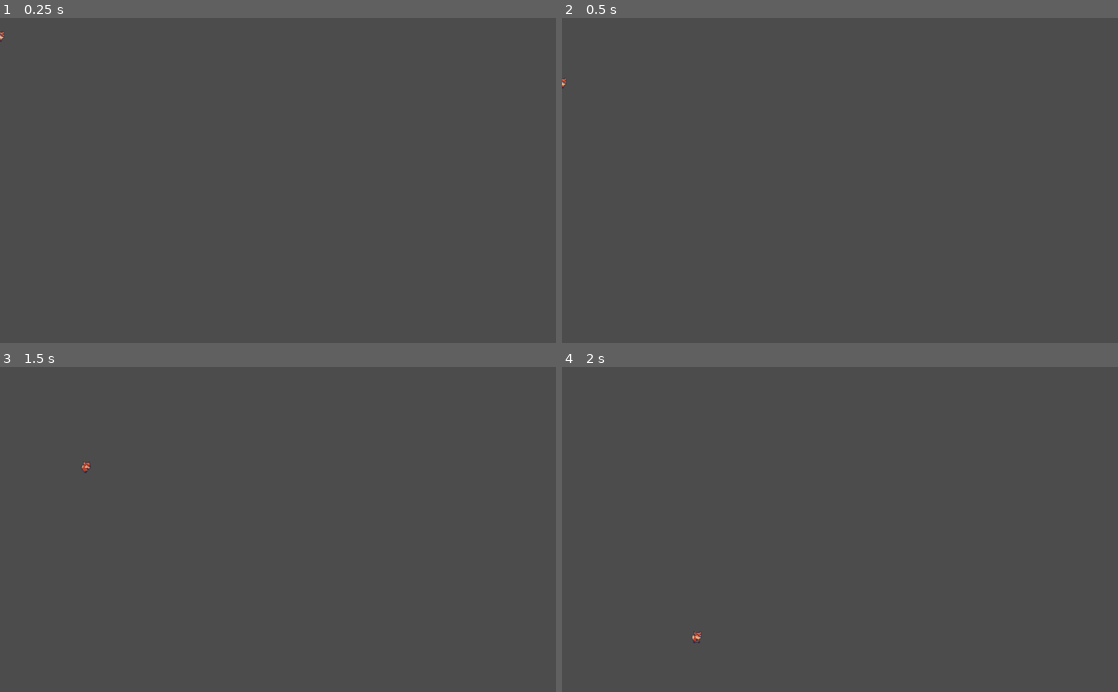
Above: before the commit, frames 1-4 (two rows, left to right).
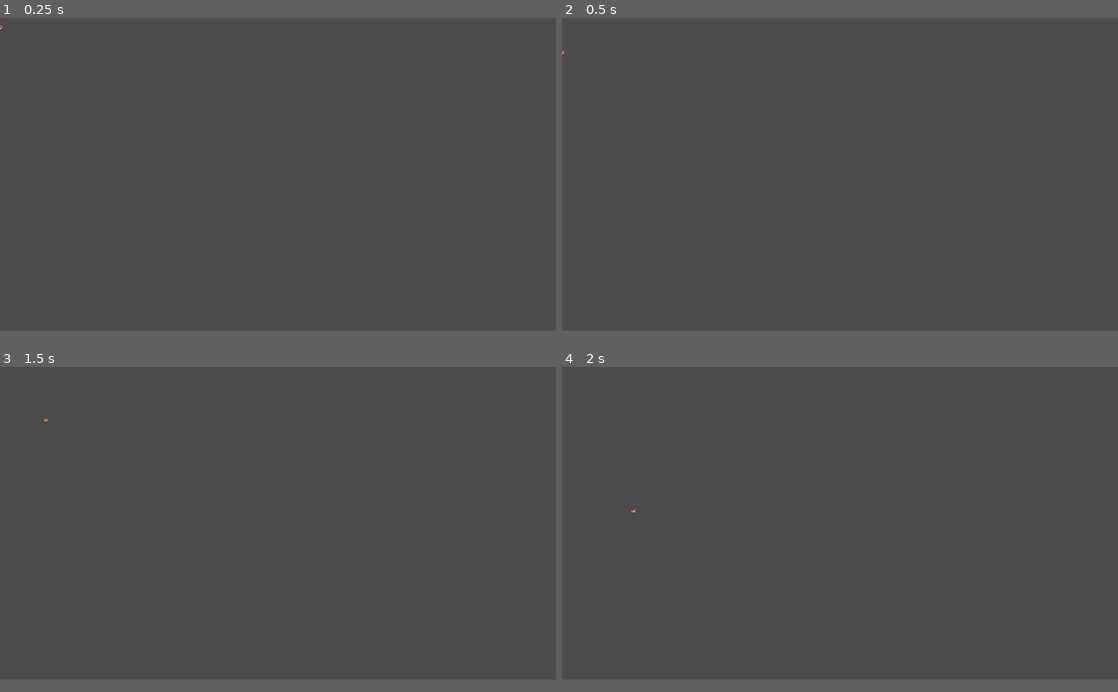
Above: after the commit, the same moments.

Repository: alaniv/GGJ2023TimelessMansion
Game: Godot game, scene res://Prototype/Character/MainCharacter.tscn
The game is run twice, just before and just after one commit, with the same random seed, the same clock (stepped at 60 frames per second) and the same inputs. The project has no main scene, so this scene is started directly.
Inputs:
- Up to frame 1 (0.25 s): no input
- Up to frame 2 (0.5 s): no input
- Up to frame 3 (1.5 s): tap Enter (ui_accept) at 0.5, 0.77, 1.25 s; hold Right (ui_right) from 0.53 s (still down); tap Space (ui_select) at 0.6, 1.35 s
- Up to frame 4 (2 s): keep holding Right (ui_right); tap Enter (ui_accept) at 1.52 s
In our replay, the window is 800x468 before the commit and 800x450 after it. These sizes can differ from the game's own. Grey fills any space a smaller window leaves; there, only what the larger window draws over its background counts as a difference.

The runs differ from the first frame. In frame 1, less than 0.1% of the frame differs, in the area x 0-1%, y 2-8%; in frame 2, less than 0.1%; in frame 3, less than 0.1%; in frame 4, less than 0.1%, in the area x 12-25%, y 43-86%.

Commit message:
Fede_scene
Creado workspace para fede

Diff:
--- /dev/null
+++ b/Prototype/FedeCharacter/MainCharacter.gd
@@ -0,0 +1,35 @@
+extends KinematicBody2D
+
+onready var _animation_player = $AnimationPlayer
+
+var velocity = Vector2(0,0)
+const walk_speed = 36
+const climb_speed = 36
+const gravity = 15
+const jumpforce = -400
+var double_jumped = false
+
+func _physics_process(_delta):
+	if Input.is_action_pressed("ui_right"):
+		$Sprite.set_flip_h(false)
+		_animation_player.play("walk")
+		velocity.x += walk_speed
+	elif Input.is_action_pressed("ui_left"):
+		_animation_player.play("walk")
+		$Sprite.set_flip_h(true)
+		velocity.x -= walk_speed
+	else:
+		_animation_player.play("idle")
+
+	if $ClimbAllower.is_climb_allowed():
+		double_jumped = false
+		velocity.y = min(0.0, velocity.y)
+
+	if is_on_floor():
+		double_jumped = false
+	if Input.is_action_just_pressed("ui_select") and (is_on_floor() || !double_jumped):
+		double_jumped = !is_on_floor()
+		velocity.y = jumpforce
+	velocity.y += gravity
+	velocity = move_and_slide(velocity, Vector2.UP)
+	velocity.x = lerp(velocity.x, 0, 0.2)
--- /dev/null
+++ b/Prototype/FedeCharacter/MainCharacter.tscn
@@ -0,0 +1,64 @@
+[gd_scene load_steps=9 format=2]
+
+[ext_resource path="res://Prototype/FedeCharacter/Character-placeholder.png" type="Texture" id=1]
+[ext_resource path="res://Prototype/Character/MainCharacter.gd" type="Script" id=2]
+
+[sub_resource type="RectangleShape2D" id=1]
+extents = Vector2( 30, 46.5 )
+
+[sub_resource type="Animation" id=2]
+length = 0.001
+
+[sub_resource type="Animation" id=4]
+resource_name = "idle"
+
+[sub_resource type="Animation" id=3]
+resource_name = "walk"
+length = 0.6
+
+[sub_resource type="GDScript" id=6]
+script/source = "extends KinematicBody2D
+
+# set on vine interaction
+# read by character input
+var _climb_allowed = false
+
+func allow_climbing():
+	print_debug(\"allow_climbing\")
+	_climb_allowed = true
+
+func disallow_climbing():
+	print_debug(\"disallow_climbing\")
+	_climb_allowed = false
+
+func is_climb_allowed() -> bool :
+	return _climb_allowed
+"
+
+[sub_resource type="RectangleShape2D" id=5]
+extents = Vector2( 41, 51 )
+
+[node name="Node2D" type="KinematicBody2D" groups=["MainCharacter"]]
+script = ExtResource( 2 )
+
+[node name="CollisionShape2D" type="CollisionShape2D" parent="."]
+position = Vector2( -1, 4.5 )
+shape = SubResource( 1 )
+
+[node name="AnimationPlayer" type="AnimationPlayer" parent="."]
+autoplay = "idle"
+anims/RESET = SubResource( 2 )
+anims/idle = SubResource( 4 )
+anims/walk = SubResource( 3 )
+
+[node name="ClimbAllower" type="KinematicBody2D" parent="."]
+collision_layer = 256
+collision_mask = 256
+script = SubResource( 6 )
+
+[node name="CollisionShape2D" type="CollisionShape2D" parent="ClimbAllower"]
+position = Vector2( -1, -1 )
+shape = SubResource( 5 )
+
+[node name="Sprite" type="Sprite" parent="."]
+texture = ExtResource( 1 )
--- /dev/null
+++ b/Prototype/Levels/FedeTestLevelEnredadera.tscn
@@ -0,0 +1,145 @@
+[gd_scene load_steps=17 format=2]
+
+[ext_resource path="res://Prototype/SeedManagement/ClimbableArea.gd" type="Script" id=1]
+[ext_resource path="res://Prototype/Levels/Resources/Backgrounds/fondo y personaje.png" type="Texture" id=2]
+[ext_resource path="res://Prototype/Levels/Resources/Backgrounds/Background_alt.png" type="Texture" id=3]
+[ext_resource path="res://Prototype/ErasManagement/Portal/Portal.tscn" type="PackedScene" id=4]
+[ext_resource path="res://Prototype/SeedManagement/SeedableZone.tscn" type="PackedScene" id=5]
+[ext_resource path="res://Prototype/FedeCharacter/MainCharacter.tscn" type="PackedScene" id=6]
+[ext_resource path="res://Prototype/ErasManagement/ErasManager/ErasManager.tscn" type="PackedScene" id=7]
+[ext_resource path="res://Prototype/ErasManagement/EraCommonDynamic.gd" type="Script" id=9]
+[ext_resource path="res://Prototype/SeedManagement/vines.jpg" type="Texture" id=10]
+[ext_resource path="res://Prototype/Levels/Resources/seed.png" type="Texture" id=11]
+[ext_resource path="res://Prototype/SeedManagement/soil.jpg" type="Texture" id=12]
+
+[sub_resource type="GDScript" id=4]
+script/source = "extends Node2D
+
+
+onready var dict : Dictionary = $\"..\".status_dict
+
+func _ready():
+	$SpriteSemilla.visible = false
+
+func _on_SeedableZone_seed_planted():
+	dict[\"seed_planted\"] = true
+	$SpriteSemilla.visible = true
+"
+
+[sub_resource type="RectangleShape2D" id=3]
+extents = Vector2( 10, 78.5 )
+
+[sub_resource type="GDScript" id=5]
+script/source = "extends Node2D
+
+onready var dict : Dictionary = $\"..\".status_dict
+
+func _process(_delta):
+	var allow_interaction = dict.has(\"seed_planted\") and dict[\"seed_planted\"]
+	$SpriteEnredadera.visible = allow_interaction
+	$ClimbableArea.monitoring = allow_interaction
+"
+
+[sub_resource type="RectangleShape2D" id=6]
+extents = Vector2( 10, 71 )
+
+[sub_resource type="RectangleShape2D" id=1]
+extents = Vector2( 513.75, 10 )
+
+[node name="TestLevelPortales" type="Node2D"]
+
+[node name="ErasManager" parent="." instance=ExtResource( 7 )]
+
+[node name="Eras" type="Node2D" parent="." groups=["Eras"]]
+
+[node name="Era_0" type="Node2D" parent="Eras"]
+
+[node name="Portal" parent="Eras/Era_0" instance=ExtResource( 4 )]
+position = Vector2( 271, 493 )
+destination_era = 1
+destination_position = Vector2( 356, 501 )
+
+[node name="FondoYPersonaje" type="Sprite" parent="Eras/Era_0"]
+position = Vector2( 963, 553 )
+texture = ExtResource( 2 )
+
+[node name="Era_1" type="Node2D" parent="Eras"]
+
+[node name="Background" type="Sprite" parent="Eras/Era_1"]
+scale = Vector2( 0.6, 0.6 )
+texture = ExtResource( 3 )
+centered = false
+__meta__ = {
+"_edit_lock_": true
+}
+
+[node name="Portal2" parent="Eras/Era_1" instance=ExtResource( 4 )]
+position = Vector2( 271, 493 )
+origin_era = 1
+
+[node name="Era_2" type="Node2D" parent="Eras"]
+
+[node name="Era_3" type="Node2D" parent="Eras"]
+
+[node name="ErasCommonDynamics" type="Node2D" parent="." groups=["ErasCommonDynamics"]]
+
+[node name="SeedableZoneVines" type="Node2D" parent="ErasCommonDynamics"]
+script = ExtResource( 9 )
+
+[node name="Era_0" type="Node2D" parent="ErasCommonDynamics/SeedableZoneVines"]
+script = SubResource( 4 )
+
+[node name="SeedableZone" parent="ErasCommonDynamics/SeedableZoneVines/Era_0" instance=ExtResource( 5 )]
+position = Vector2( 169, 444 )
+
+[node name="CollisionShape2D" type="CollisionShape2D" parent="ErasCommonDynamics/SeedableZoneVines/Era_0/SeedableZone"]
+position = Vector2( 0, 47.5 )
+shape = SubResource( 3 )
+
+[node name="SpriteTierra" type="Sprite" parent="ErasCommonDynamics/SeedableZoneVines/Era_0"]
+position = Vector2( 169, 490 )
+scale = Vector2( 0.344828, 2.76364 )
+texture = ExtResource( 12 )
+
+[node name="SpriteSemilla" type="Sprite" parent="ErasCommonDynamics/SeedableZoneVines/Era_0"]
+position = Vector2( 171.411, 492.389 )
+rotation = 1.1781
+scale = Vector2( 0.0689634, 0.0802821 )
+texture = ExtResource( 11 )
+
+[node name="Era_1" type="Node2D" parent="ErasCommonDynamics/SeedableZoneVines"]
+script = SubResource( 5 )
+
+[node name="ClimbableArea" type="Area2D" parent="ErasCommonDynamics/SeedableZoneVines/Era_1"]
+collision_layer = 256
+collision_mask = 256
+script = ExtResource( 1 )
+
+[node name="CollisionShape2D" type="CollisionShape2D" parent="ErasCommonDynamics/SeedableZoneVines/Era_1/ClimbableArea"]
+position = Vector2( 172, 487 )
+shape = SubResource( 6 )
+
+[node name="SpriteEnredadera" type="Sprite" parent="ErasCommonDynamics/SeedableZoneVines/Era_1"]
+position = Vector2( 170.5, 488.5 )
+scale = Vector2( 0.255556, 1.57317 )
+texture = ExtResource( 10 )
+
+[node name="Era_2" type="Node2D" parent="ErasCommonDynamics/SeedableZoneVines"]
+
+[node name="Era_3" type="Node2D" parent="ErasCommonDynamics/SeedableZoneVines"]
+
+[node name="ErasCommonStatics" type="Node2D" parent="."]
+
+[node name="Plataforma" type="StaticBody2D" parent="ErasCommonStatics"]
+position = Vector2( 294, 630 )
+
+[node name="CollisionShape2D" type="CollisionShape2D" parent="ErasCommonStatics/Plataforma" groups=["Area_0_CollisionShape"]]
+position = Vector2( 229.25, 452 )
+shape = SubResource( 1 )
+
+[node name="Pj" parent="." instance=ExtResource( 6 )]
+position = Vector2( 154, 266 )
+
+[connection signal="seed_planted" from="ErasCommonDynamics/SeedableZoneVines/Era_0/SeedableZone" to="ErasCommonDynamics/SeedableZoneVines/Era_0" method="_on_SeedableZone_seed_planted"]
+[connection signal="body_shape_entered" from="ErasCommonDynamics/SeedableZoneVines/Era_1/ClimbableArea" to="ErasCommonDynamics/SeedableZoneVines/Era_1/ClimbableArea" method="_on_ClimbableArea_body_shape_entered"]
+[connection signal="body_shape_exited" from="ErasCommonDynamics/SeedableZoneVines/Era_1/ClimbableArea" to="ErasCommonDynamics/SeedableZoneVines/Era_1/ClimbableArea" method="_on_ClimbableArea_body_shape_exited"]
--- a/project.godot
+++ b/project.godot
@@ -12,6 +12,17 @@
 
 config/name="GGJ2023TimelessMansion"
 config/icon="res://icon.png"
+
+[display]
+
+window/size/width=1920
+window/size/height=1080
+window/size/fullscreen=true
+window/stretch/mode="2d"
+
+[global]
+
+viewport=true
 
 [gui]
 
Binary file added: Prototype/FedeCharacter/Character-placeholder.png
Not shown, added: Prototype/FedeCharacter/Character-placeholder.png.import
Binary file added: Prototype/Levels/Resources/Backgrounds/fondo y personaje.png
Not shown, added: Prototype/Levels/Resources/Backgrounds/fondo y personaje.png.import
